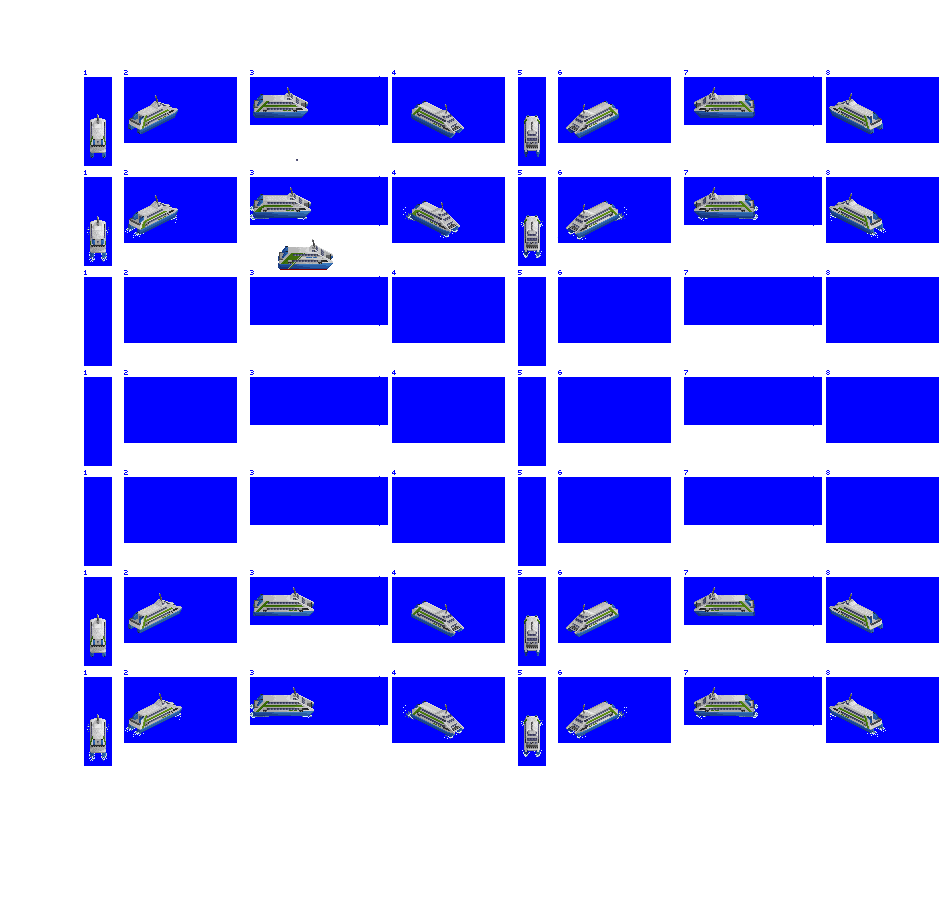
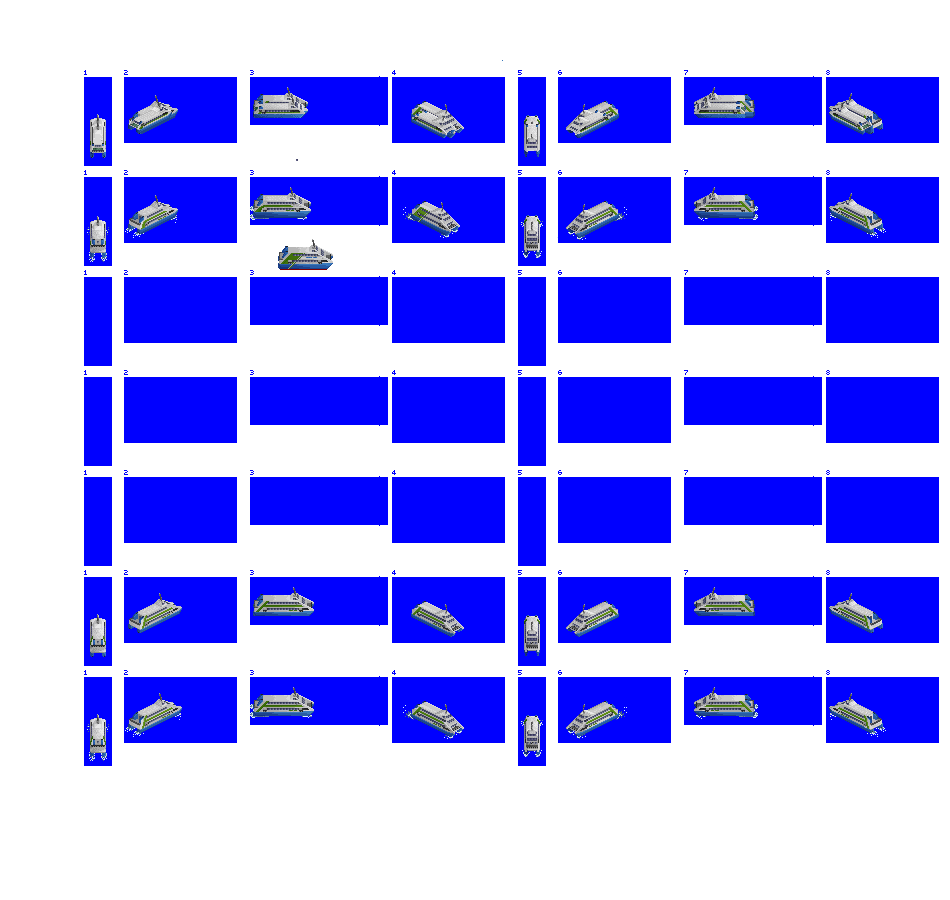
Comparing the layer stacks of the two (950, 900) images. Changes:
showed "catsmall", painted on it over [91, 60, 873, 156]
painted on "enoshima" over [304, 207, 443, 228]
